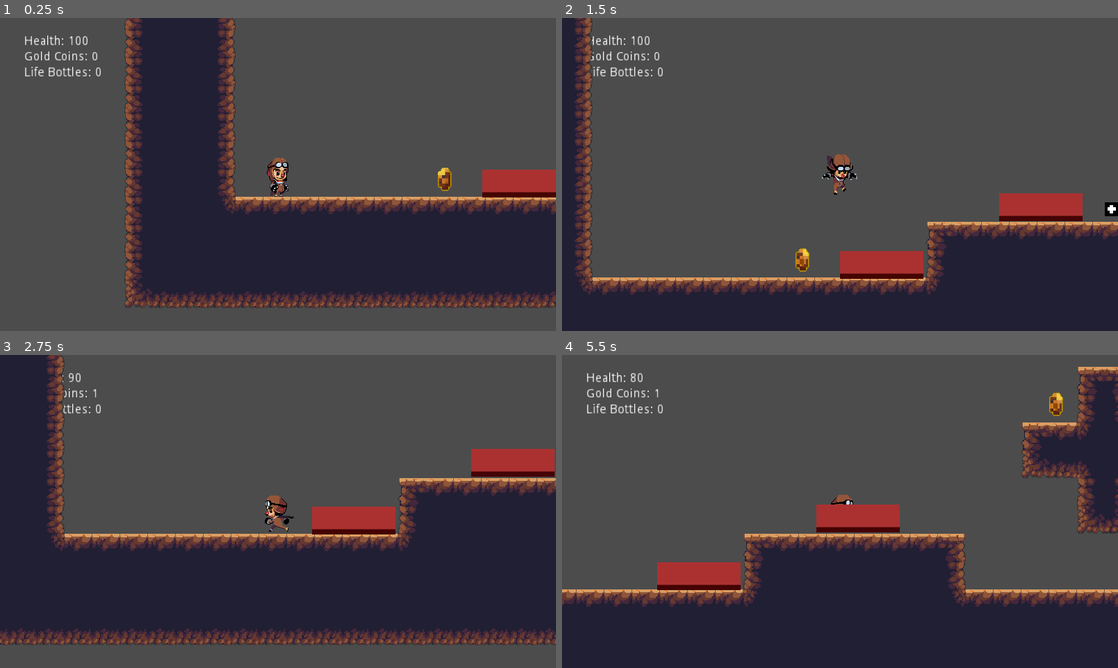
Above: before the commit, frames 1-4 (two rows, left to right).
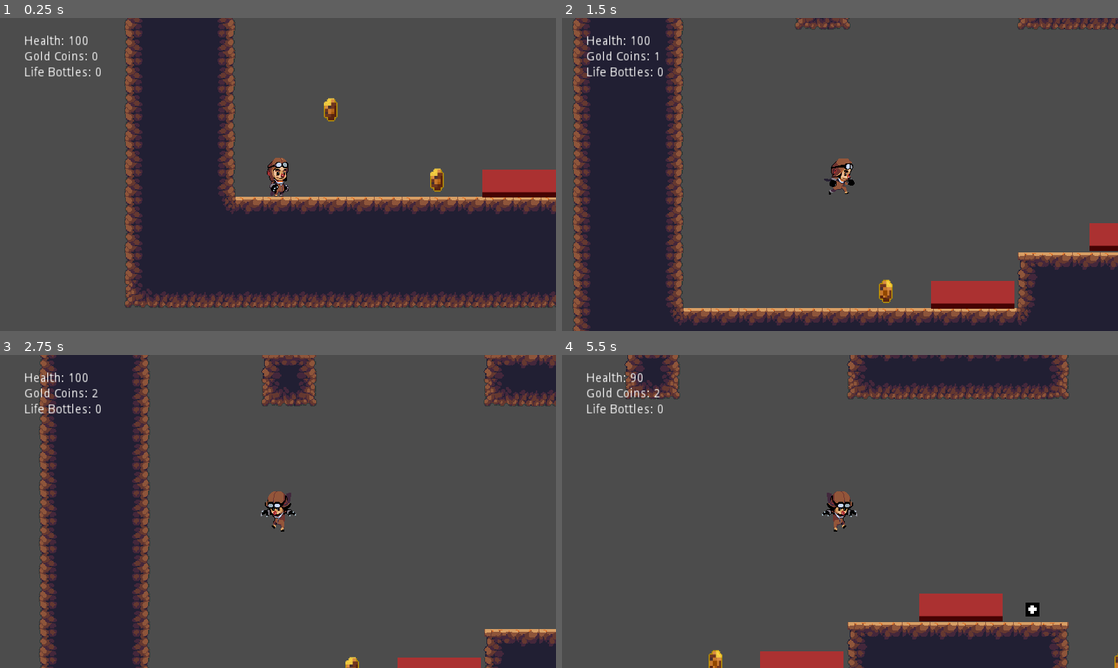
Above: after the commit, the same moments.

Repository: nordlightstudio/PlatformerLive
Game: Godot game, scene res://Game001.tscn
Two runs of this game, one before a commit and one after it. Both use one fixed random seed, a clock stepped at 60 frames per second and the inputs below.
Inputs:
- Up to frame 1 (0.25 s): no input
- Up to frame 2 (1.5 s): hold Right (ui_right) from 0.53 s (still down); tap 1 (useLifeBottle) at 0.6, 1.35 s; tap Up (ui_up) at 0.77 s
- Up to frame 3 (2.75 s): tap Up (ui_up) at 1.52 s; release Right (ui_right) at 2.03 s; hold Left (ui_left) from 2.03 s (still down); tap 1 (useLifeBottle) at 2.1 s
- Up to frame 4 (5.5 s): release Left (ui_left) at 2.78 s; hold Right (ui_right) 2.78-4.28 s; tap 1 (useLifeBottle) every 0.75 s from 2.85 to 5.1 s; tap Up (ui_up) at 3.02, 3.77, 4.52 s; hold Left (ui_left) 4.28-5.03 s; hold Right (ui_right) from 5.03 s (still down)

The runs differ from the first frame. In frame 1, 0.4% of the frame differs, in the area x 58-82%, y 25-56%; in frame 2, 38%; in frame 3, 61%, in the area x 0-100%, y 0-100%; in frame 4, 44%.
Error before the commit: Invalid set index 'visible' (on base: 'Node') with value of type 'bool'. (res://Game001.gd:22)

Commit message:
v2

Diff:
--- a/Platformer/Game001.tscn
+++ b/Platformer/Game001.tscn
@@ -1,16 +1,18 @@
-[gd_scene load_steps=4 format=2]
+[gd_scene load_steps=5 format=2]
 
 [ext_resource path="res://Game001.gd" type="Script" id=1]
 [ext_resource path="res://Levels/World001.tscn" type="PackedScene" id=2]
-[ext_resource path="res://Player001.tscn" type="PackedScene" id=3]
+[ext_resource path="res://Levels/World002.tscn" type="PackedScene" id=3]
+[ext_resource path="res://Player001.tscn" type="PackedScene" id=4]
 
 [node name="Game001" type="Node2D"]
 script = ExtResource( 1 )
 
-[node name="Level" type="Node" parent="."]
-editor/display_folded = true
+[node name="Level" type="Node2D" parent="."]
 
 [node name="World001" parent="Level" instance=ExtResource( 2 )]
 
-[node name="Player001" parent="." instance=ExtResource( 3 )]
+[node name="World002" parent="Level" instance=ExtResource( 3 )]
+
+[node name="Player001" parent="." instance=ExtResource( 4 )]
 position = Vector2( 177, 611 )
--- a/Platformer/Levels/World001.tscn
+++ b/Platformer/Levels/World001.tscn
@@ -5,7 +5,7 @@
 [ext_resource path="res://Traps/Trap001.tscn" type="PackedScene" id=3]
 [ext_resource path="res://Pickups/LifeBottle001.tscn" type="PackedScene" id=4]
 
-[node name="World001" type="Node"]
+[node name="World001" type="Node2D"]
 
 [node name="TileMap" type="TileMap" parent="."]
 tile_set = ExtResource( 1 )
@@ -15,21 +15,21 @@
 "_edit_lock_": true
 }
 
-[node name="GoldCoin" type="Node" parent="."]
+[node name="GoldCoin" type="Node2D" parent="."]
 
-[node name="GoldCoin" parent="GoldCoin" instance=ExtResource( 2 )]
-position = Vector2( 368.321, 620.008 )
+[node name="GoldCoin001" parent="GoldCoin" instance=ExtResource( 2 )]
+position = Vector2( 359.727, 621.235 )
 
-[node name="GoldCoin2" parent="GoldCoin" instance=ExtResource( 2 )]
-position = Vector2( 870.466, 427.253 )
+[node name="GoldCoin002" parent="GoldCoin" instance=ExtResource( 2 )]
+position = Vector2( 827.495, 623.691 )
 
-[node name="GoldCoin3" parent="GoldCoin" instance=ExtResource( 2 )]
-position = Vector2( 1096.37, 238.181 )
+[node name="GoldCoin003" parent="GoldCoin" instance=ExtResource( 2 )]
+position = Vector2( 872.922, 433.392 )
 
-[node name="GoldCoin4" parent="GoldCoin" instance=ExtResource( 2 )]
-position = Vector2( 284.835, 238.181 )
+[node name="GoldCoin004" parent="GoldCoin" instance=ExtResource( 2 )]
+position = Vector2( 236.953, 540.205 )
 
-[node name="Traps" type="Node" parent="."]
+[node name="Traps" type="Node2D" parent="."]
 
 [node name="Trap001" parent="Traps" instance=ExtResource( 3 )]
 position = Vector2( 460.402, 624.919 )
@@ -40,7 +40,7 @@
 [node name="Trap003" parent="Traps" instance=ExtResource( 3 )]
 position = Vector2( 651.929, 239.409 )
 
-[node name="LifeBottle" type="Node" parent="."]
+[node name="LifeBottle" type="Node2D" parent="."]
 
 [node name="LifeBottle001" parent="LifeBottle" instance=ExtResource( 4 )]
 position = Vector2( 725.593, 561.076 )
--- a/Platformer/Levels/World002.tscn
+++ b/Platformer/Levels/World002.tscn
@@ -5,28 +5,28 @@
 [ext_resource path="res://Traps/Trap001.tscn" type="PackedScene" id=3]
 [ext_resource path="res://Pickups/LifeBottle001.tscn" type="PackedScene" id=4]
 
-[node name="World002" type="Node"]
+[node name="World002" type="Node2D"]
 
 [node name="TileMap" type="TileMap" parent="."]
 tile_set = ExtResource( 1 )
 format = 1
-tile_data = PoolIntArray( -65536, 0, 1, -65535, 0, 65536, -6 …(1432 unchanged characters)… 288, 0, 131073, 524289, 0, 131074, 524293, 0, 131073, 524294, 0, 131074, 524306, 0, 131073, 524307, 0, 131074, 589824, 0, 131073, 589825, 0, 131074, 589829, 0, 131073, 589830, 0, 131074, 589842, 0, 131073, 589843, 0, 131074, 655360, 0, 131073, 655361, 0, 65539, 655362, 0, 65536, 655363, 0, 65536, 655364, 0, 65536, 655365, 0, 65540, 655366, 0, 65539, 655367, 0, 65536, 65 …(593 unchanged characters)…
+tile_data = PoolIntArray( -65536, 0, 1, -65535, 0, 65536, -6 …(1432 unchanged characters)… 288, 0, 131073, 524289, 0, 131074, 524292, 0, 1, 524293, 0, 65540, 524294, 0, 131074, 524306, 0, 131073, 524307, 0, 131074, 589824, 0, 131073, 589825, 0, 131074, 589828, 0, 131073, 589829, 0, 196619, 589830, 0, 131074, 589842, 0, 131073, 589843, 0, 131074, 655360, 0, 131073, 655361, 0, 65539, 655362, 0, 65536, 655363, 0, 65536, 655364, 0, 65540, 655365, 0, 196619, 655366, 0, 65539, 655367, 0, 65536, 65 …(593 unchanged characters)…
 __meta__ = {
 "_edit_lock_": true
 }
 
-[node name="GoldCoin" type="Node" parent="."]
+[node name="GoldCoin" type="Node2D" parent="."]
 
-[node name="GoldCoin" parent="GoldCoin" instance=ExtResource( 2 )]
-position = Vector2( 407, 432 )
+[node name="GoldCoin001" parent="GoldCoin" instance=ExtResource( 2 )]
+position = Vector2( 398, 432 )
 
-[node name="GoldCoin2" parent="GoldCoin" instance=ExtResource( 2 )]
-position = Vector2( 722, 301 )
+[node name="GoldCoin002" parent="GoldCoin" instance=ExtResource( 2 )]
+position = Vector2( 698, 305 )
 
-[node name="GoldCoin3" parent="GoldCoin" instance=ExtResource( 2 )]
-position = Vector2( 1061, 175 )
+[node name="GoldCoin003" parent="GoldCoin" instance=ExtResource( 2 )]
+position = Vector2( 142, 525 )
 
-[node name="Traps" type="Node" parent="."]
+[node name="Traps" type="Node2D" parent="."]
 
 [node name="Trap001" parent="Traps" instance=ExtResource( 3 )]
 position = Vector2( 495, 624 )
@@ -49,7 +49,7 @@
 [node name="Trap007" parent="Traps" instance=ExtResource( 3 )]
 position = Vector2( 1067, 623 )
 
-[node name="LifeBottle" type="Node" parent="."]
+[node name="LifeBottle" type="Node2D" parent="."]
 
 [node name="LifeBottle001" parent="LifeBottle" instance=ExtResource( 4 )]
 position = Vector2( 898, 178 )
--- a/Platformer/Player001.tscn
+++ b/Platformer/Player001.tscn
@@ -2,14 +2,14 @@
 
 [ext_resource path="res://Player001.gd" type="Script" id=1]
 [ext_resource path="res://Assets/Sprites/Player/Idle0.png" type="Texture" id=2]
-[ext_resource path="res://Assets/Sprites/Player/Jump4.png" type="Texture" id=3]
-[ext_resource path="res://Assets/Sprites/Player/Run0.png" type="Texture" id=4]
-[ext_resource path="res://Assets/Sprites/Player/Run1.png" type="Texture" id=5]
-[ext_resource path="res://Assets/Sprites/Player/Run2.png" type="Texture" id=6]
-[ext_resource path="res://Assets/Sprites/Player/Run3.png" type="Texture" id=7]
-[ext_resource path="res://Assets/Sprites/Player/Run4.png" type="Texture" id=8]
-[ext_resource path="res://Assets/Sprites/Player/Run7.png" type="Texture" id=9]
-[ext_resource path="res://Assets/Sprites/Player/Jump0.png" type="Texture" id=10]
+[ext_resource path="res://Assets/Sprites/Player/Jump0.png" type="Texture" id=3]
+[ext_resource path="res://Assets/Sprites/Player/Jump4.png" type="Texture" id=4]
+[ext_resource path="res://Assets/Sprites/Player/Run0.png" type="Texture" id=5]
+[ext_resource path="res://Assets/Sprites/Player/Run1.png" type="Texture" id=6]
+[ext_resource path="res://Assets/Sprites/Player/Run2.png" type="Texture" id=7]
+[ext_resource path="res://Assets/Sprites/Player/Run3.png" type="Texture" id=8]
+[ext_resource path="res://Assets/Sprites/Player/Run4.png" type="Texture" id=9]
+[ext_resource path="res://Assets/Sprites/Player/Run7.png" type="Texture" id=10]
 [ext_resource path="res://UI.tscn" type="PackedScene" id=11]
 
 [sub_resource type="SpriteFrames" id=1]
@@ -21,18 +21,18 @@
 }, {
 "frames": [ ExtResource( 3 ) ],
 "loop": true,
+"name": "Jump",
+"speed": 5.0
+}, {
+"frames": [ ExtResource( 4 ) ],
+"loop": true,
 "name": "Fall",
 "speed": 5.0
 }, {
-"frames": [ ExtResource( 4 ), ExtResource( 5 ), ExtResource( 6 ), ExtResource( 7 ), ExtResource( 8 ), ExtResource( 9 ) ],
+"frames": [ ExtResource( 5 ), ExtResource( 6 ), ExtResource( 7 ), ExtResource( 8 ), ExtResource( 9 ), ExtResource( 10 ) ],
 "loop": true,
 "name": "Run",
 "speed": 10.0
-}, {
-"frames": [ ExtResource( 10 ) ],
-"loop": true,
-"name": "Jump",
-"speed": 5.0
 } ]
 
 [sub_resource type="CapsuleShape2D" id=2]
--- a/Platformer/WorldComplete.tscn
+++ b/Platformer/WorldComplete.tscn
@@ -7,7 +7,6 @@
 extents = Vector2( 16, 16 )
 
 [node name="WorldComplete" type="Area2D"]
-editor/display_folded = true
 script = ExtResource( 1 )
 __meta__ = {
 "_edit_group_": true
